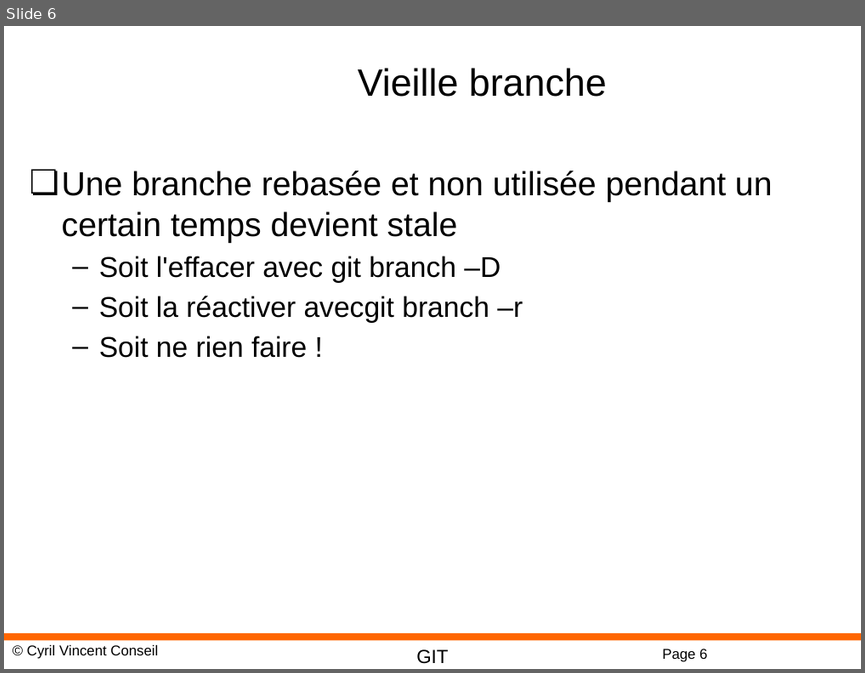
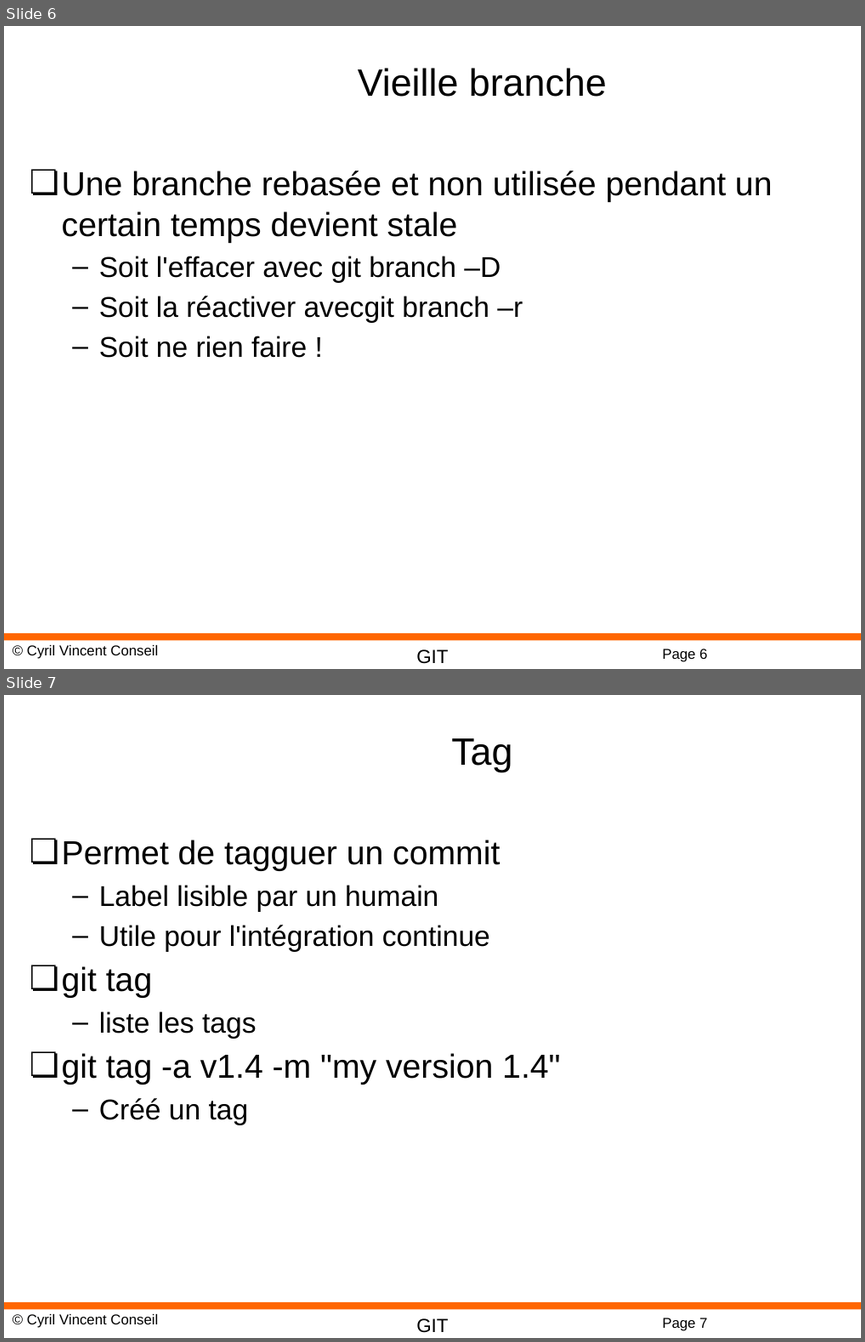
Before and after one commit to cyrilvincent/git, a slide deck: ppt/GIT06-Advanced.pptx. Shown one above the other, each under a label of ours: slide 6 before the commit, slides 6 and 7 after it. The pictures are 865x673 and 865x1342 pixels, drawn with LibreOffice and Linux fonts; fonts in the diff are those of the drawing; background and template pictures are left out. Boxes give left, top, right and bottom in pixels: in the first picture for what was removed or moved away, otherwise in the second. Text is boxed around its words. In the diff, an @@ line names an element or a change of style, - is before the commit and + after.

```diff
--- a/ppt/GIT06-Advanced.pptx
+++ b/ppt/GIT06-Advanced.pptx
@@ slide 7 added at <box>4,695,861,1338</box>, background #FFFFFF; not listed: 4 template elements that a slide beside it also shows @@
@@ title added at <box>451,738,512,772</box>, 32 pt, text #000000 @@
+Tag
@@ text added at <box>62,839,560,1125</box>, 24 pt, text #000000 @@
+❏ Permet de tagguer un commit
+  – Label lisible par un humain
+  – Utile pour l'intégration continue
+❏ git tag
+  – liste les tags
+❏ git tag -a v1.4 -m "my version 1.4"
+  – Créé un tag
```
Also in this commit, not shown: 4 other files.
